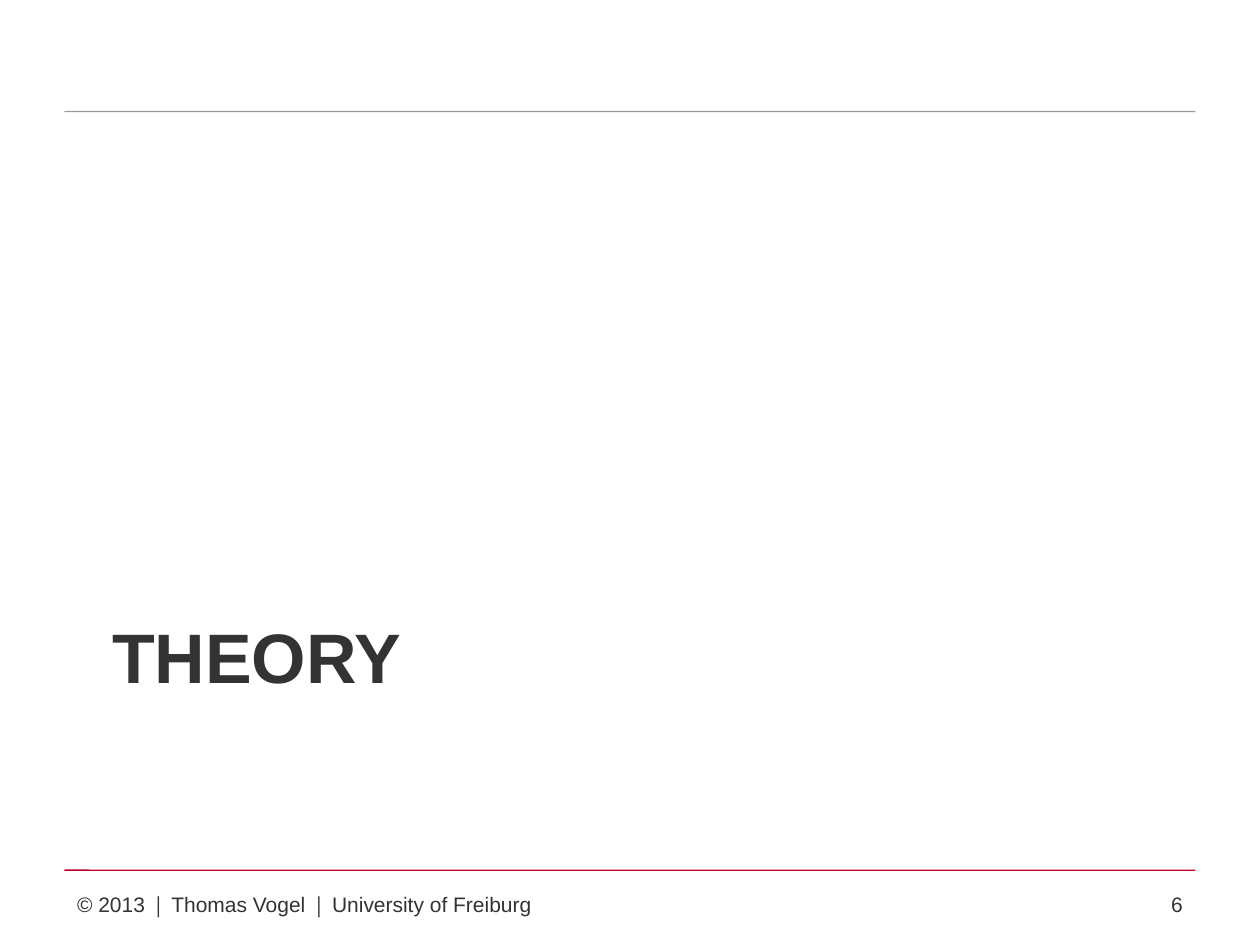
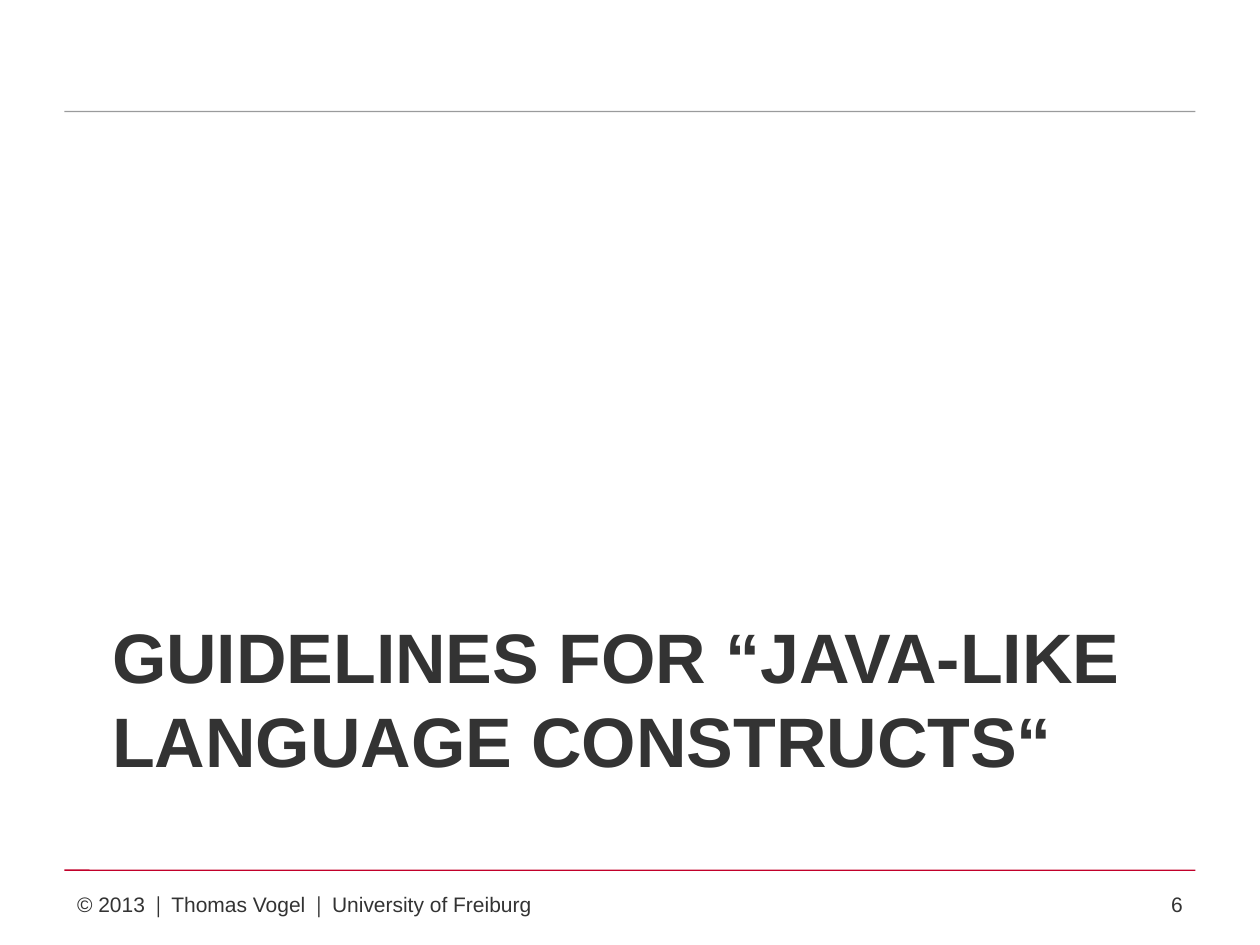
Before and after one commit to proglang/jgs, a slide deck: slide 6 of presentation/presentation.pptx. Drawn at 1260x945 pixels with LibreOffice and Linux fonts; fonts in the diff are those of the drawing. Boxes give left, top, right and bottom in pixels: in the first picture for what was removed or moved away, otherwise in the second. Text is boxed around its words. In the diff, an @@ line names an element or a change of style, - is before the commit and + after.

```diff
--- a/presentation/presentation.pptx
+++ b/presentation/presentation.pptx
@@ title at (x1=112, y1=634, x2=1120, y2=768): text changed @@
-THEORY
+GUIDELINES FOR “JAVA-LIKE LANGUAGE CONSTRUCTS“
```
Also in this commit, not shown: 12 other slides changed, 2 other files.
